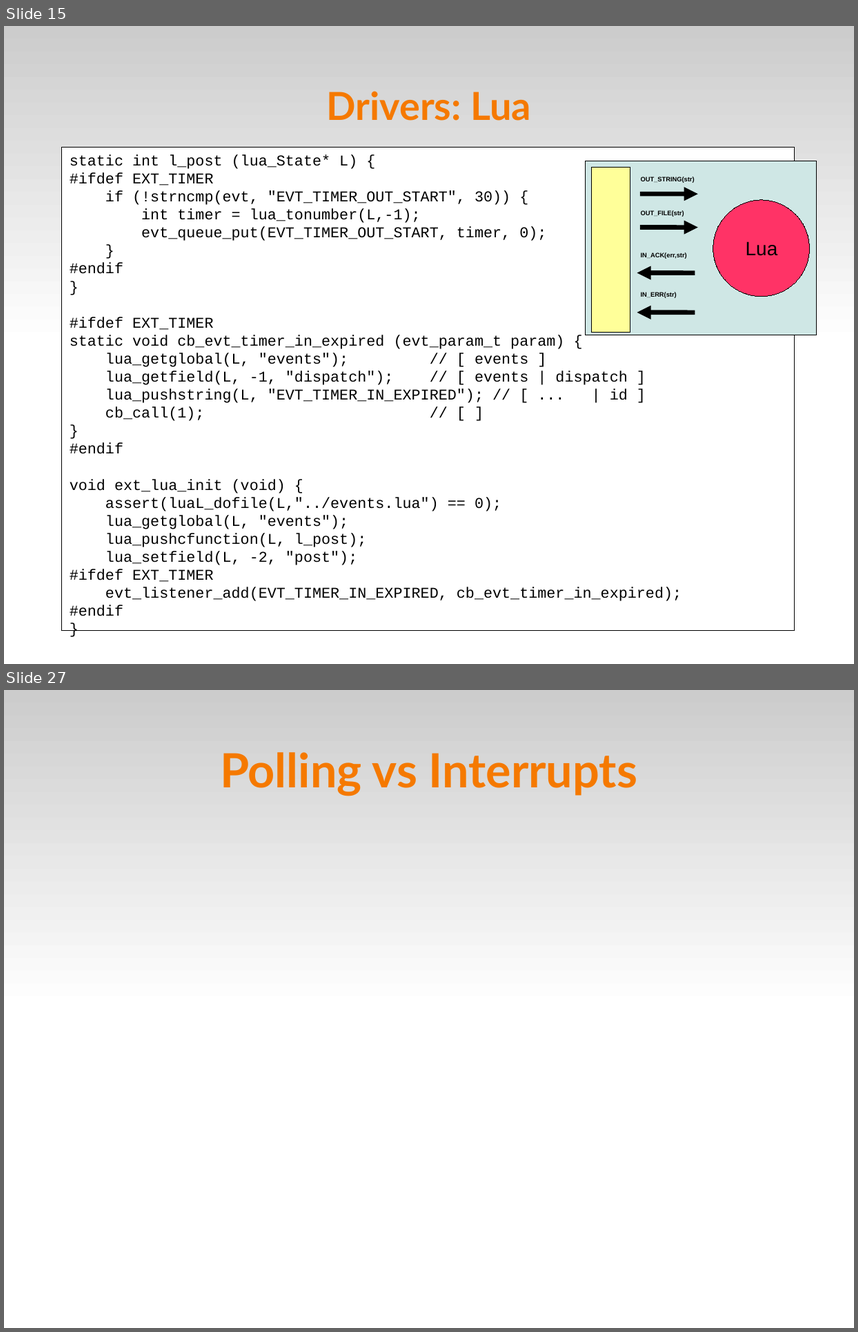
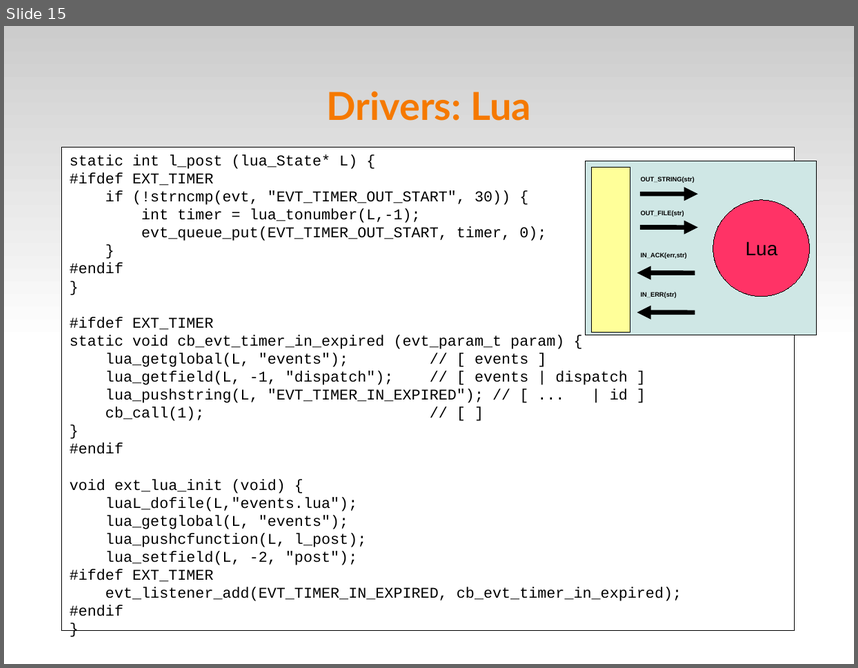
Before and after one commit to fsantanna/events, a slide deck: evt.odp. Shown one above the other, each under a label of ours: slides 15 and 27 before the commit, slide 15 after it; the slides between them are not shown. The pictures are 858x1332 and 858x668 pixels, drawn with LibreOffice and Linux fonts; fonts in the diff are those of the drawing. Boxes give left, top, right and bottom in pixels: in the first picture for what was removed or moved away, otherwise in the second. Text is boxed around its words. In the diff, an @@ line names an element or a change of style, - is before the commit and + after.

```diff
--- a/evt.odp
+++ b/evt.odp
@@ slide 27 removed at [4, 690, 854, 1328], background #FFFFFF; not listed: 1 template element that a slide beside it also shows @@
@@ title removed at [220, 752, 638, 796] @@
-Polling vs Interrupts
@@ slide 15 changed as well @@
@@ text in rectangle at [105, 497, 357, 511]: text changed @@
-assert(luaL_dofile(L,"../events.lua") == 0);
+luaL_dofile(L,"events.lua");
```
Also in this commit, not shown: 2 other slides changed, 3 slides added, 20 other slides removed, 4 other files.
